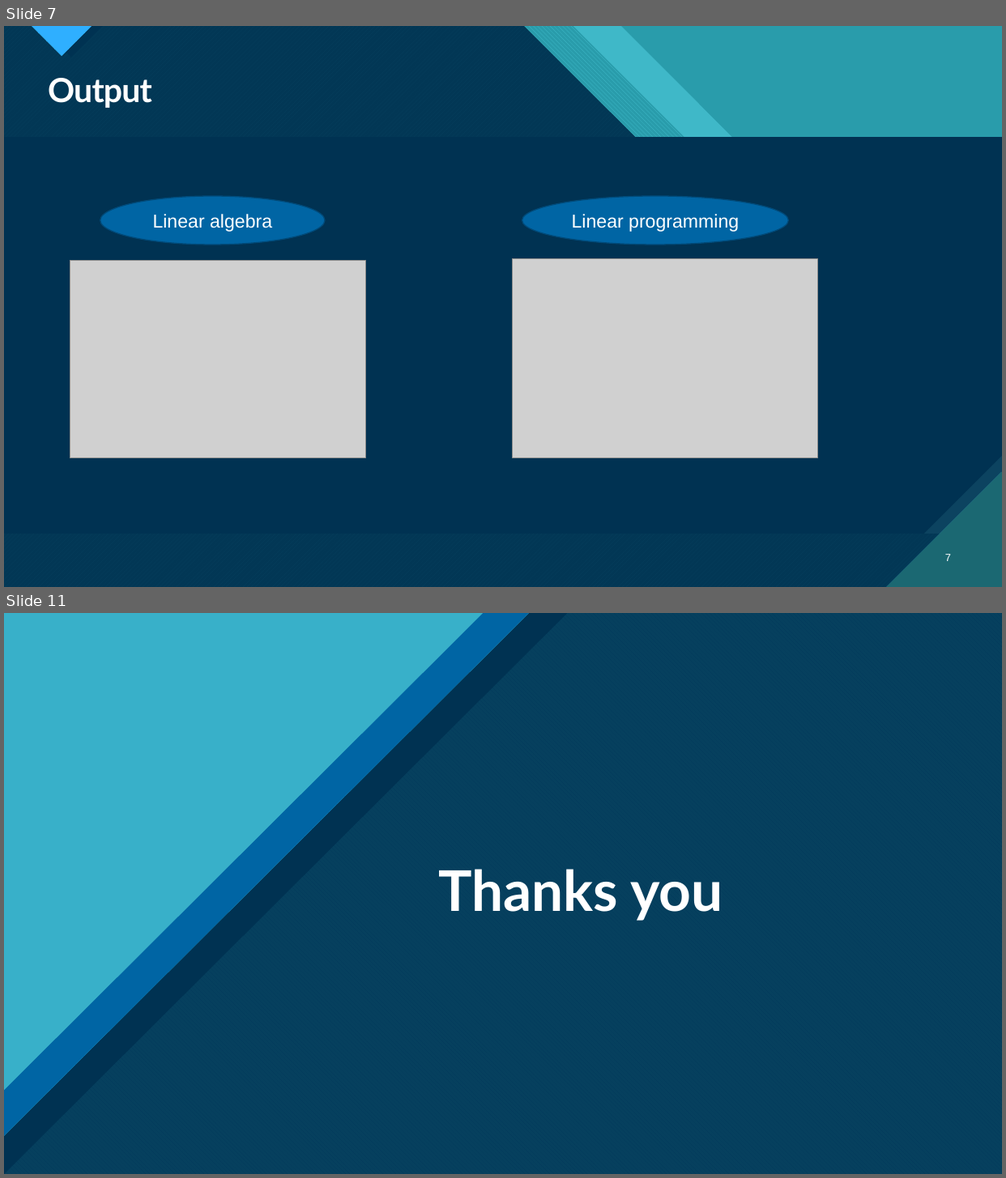
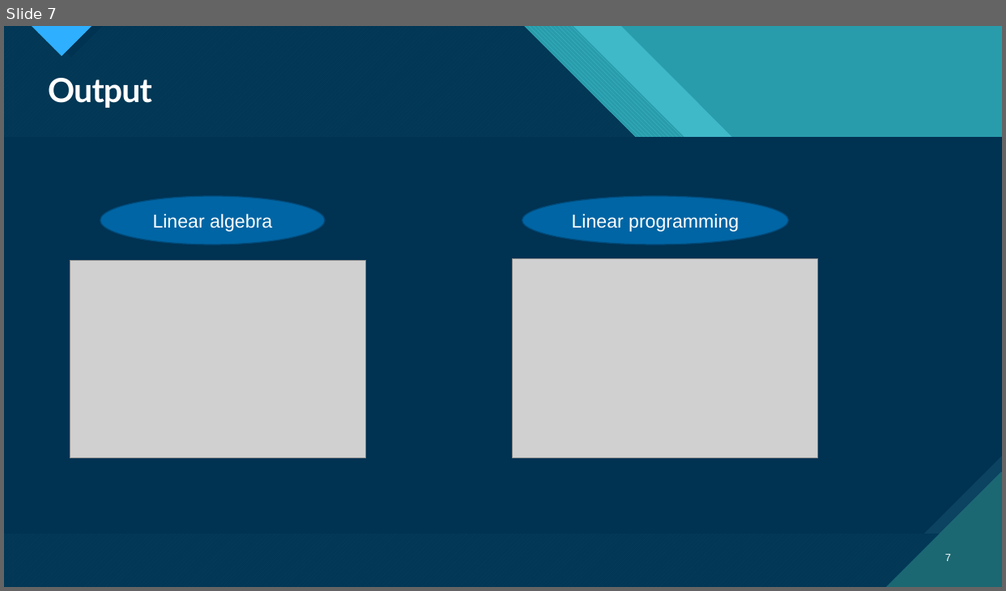
Before and after one commit to mdSakibAlHasan/Mobile_banking, a slide deck: SOFTWARE PROJECT LAB-1.pptx. Shown one above the other, each under a label of ours: slides 7 and 11 before the commit, slide 7 after it; the slides between them are not shown. The pictures are 1006x1178 and 1006x591 pixels, drawn with LibreOffice and Linux fonts; fonts in the diff are those of the drawing; grey boxes stand for pictures. Boxes give left, top, right and bottom in pixels: in the first picture for what was removed or moved away, otherwise in the second. Text is boxed around its words. In the diff, an @@ line names an element or a change of style, - is before the commit and + after.

```diff
--- a/SOFTWARE PROJECT LAB-1.pptx
+++ b/SOFTWARE PROJECT LAB-1.pptx
@@ slide 11 removed at <box>4,613,1002,1174</box>, background #FFFFFF; not listed: 9 template elements that a slide beside it also shows @@
@@ rectangle removed at <box>4,613,1002,1174</box> @@
@@ freeform shape removed at <box>4,613,1002,1174</box> @@
@@ freeform shape removed at <box>4,613,1002,1174</box> @@
@@ freeform shape removed at <box>4,613,1002,1174</box> @@
@@ right triangle removed at <box>4,613,567,1174</box> @@
@@ right triangle removed at <box>4,613,529,1136</box> @@
@@ right triangle removed at <box>4,613,484,1091</box> @@
@@ title removed at <box>438,869,722,921</box> @@
-Thanks you
```
Also in this commit, not shown: 5 slides changed, 1 slide added, 1 other slide removed.
